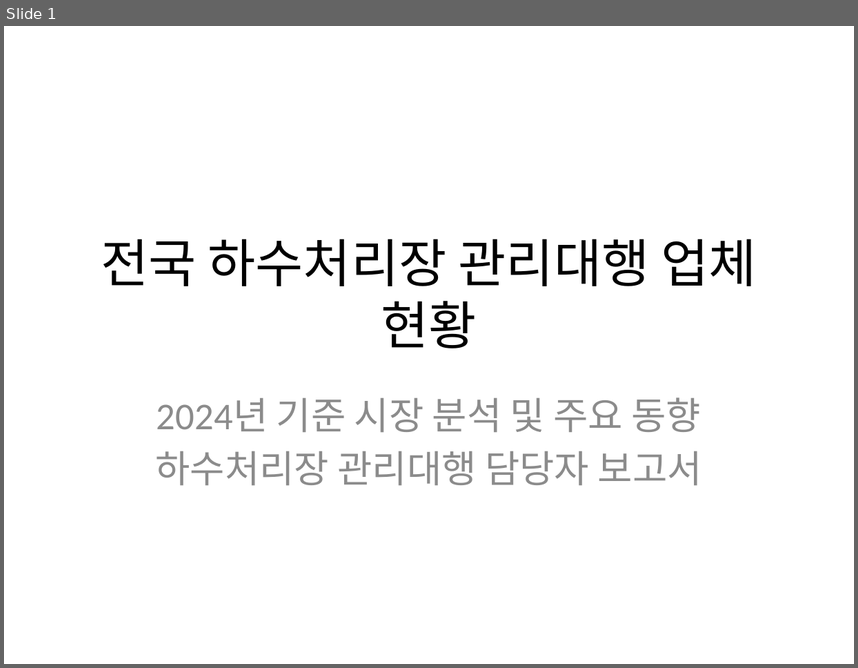
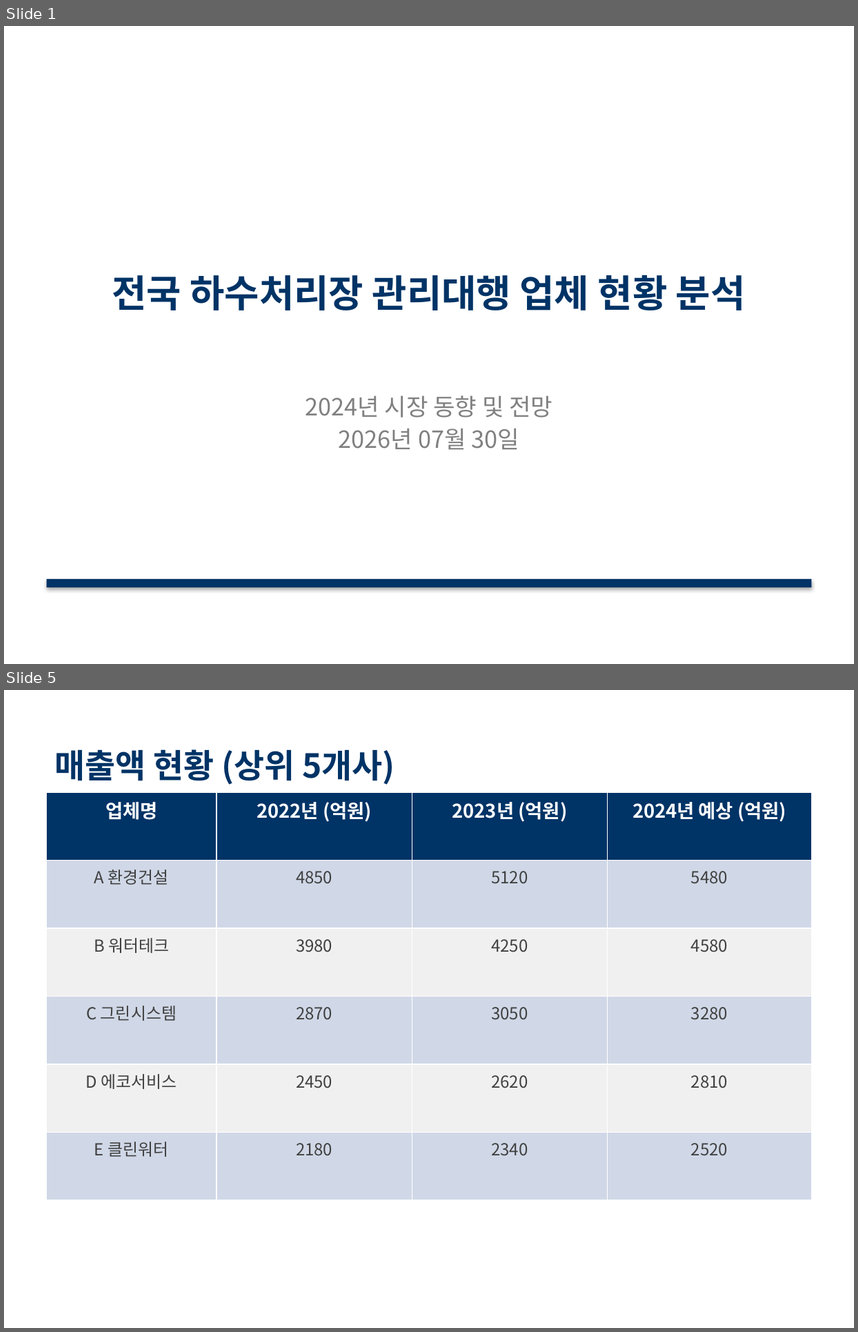
Before and after one commit to leeinho1983-rgb/my-first-project, a slide deck: 하수처리장_관리대행_업체_현황.pptx. Shown one above the other, each under a label of ours: slide 1 before the commit, slides 1 and 5 after it; the slides between them are not shown. The pictures are 858x668 and 858x1332 pixels, drawn with LibreOffice and Linux fonts; fonts in the diff are those of the drawing. Boxes give left, top, right and bottom in pixels: in the first picture for what was removed or moved away, otherwise in the second. Text is boxed around its words. In the diff, an @@ line names an element or a change of style, - is before the commit and + after.

```diff
--- a/하수처리장_관리대행_업체_현황.pptx
+++ b/하수처리장_관리대행_업체_현황.pptx
@@ slide 5 added at <box>4,690,854,1328</box>, background #FFFFFF @@
@@ text added at <box>55,749,395,785</box>, 28 pt, text #003366, bold @@
+매출액 현황 (상위 5개사)
@@ table added at <box>47,792,811,1200</box>, 6 rows, 4 columns @@
+업체명 | 2022년 (억원) | 2023년 (억원) | 2024년 예상 (억원)
+A 환경건설 | 4850 | 5120 | 5480
+B 워터테크 | 3980 | 4250 | 4580
+C 그린시스템 | 2870 | 3050 | 3280
+D 에코서비스 | 2450 | 2620 | 2810
+E 클린워터 | 2180 | 2340 | 2520
@@ slide 1 changed as well @@
@@ title at <box>112,274,746,310</box>: text changed; size 44 to 32 pt; font Calibri to Noto Sans CJK KR; text colour #000000 to #003366; bold on @@
-전국 하수처리장 관리대행 업체 현황
+전국 하수처리장 관리대행 업체 현황 분석
@@ subtitle at <box>305,395,553,450</box>: text changed; size 32 to 20 pt; font Calibri to Noto Sans CJK KR; text colour #8C8C8C to #808080 @@
-2024년 기준 시장 분석 및 주요 동향
-하수처리장 관리대행 담당자 보고서
+2024년 시장 동향 및 전망
+2026년 07월 30일
@@ rectangle added at <box>47,579,811,587</box>, fill #003366 @@
```
Also in this commit, not shown: 4 other slides changed, 4 other slides added, 5 slides removed, 2 other files.
